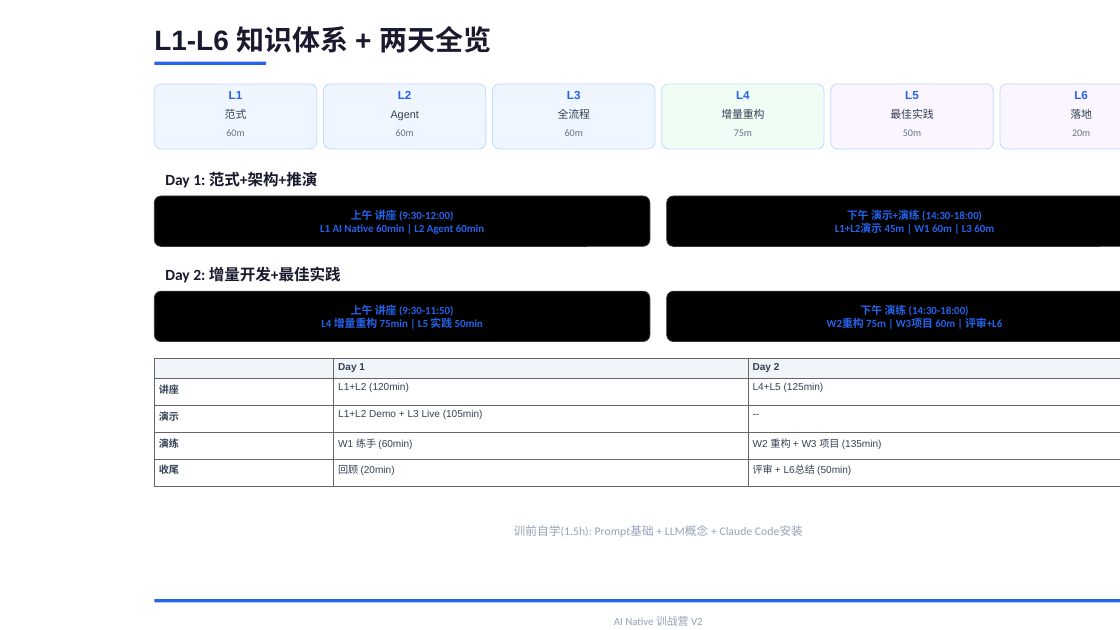
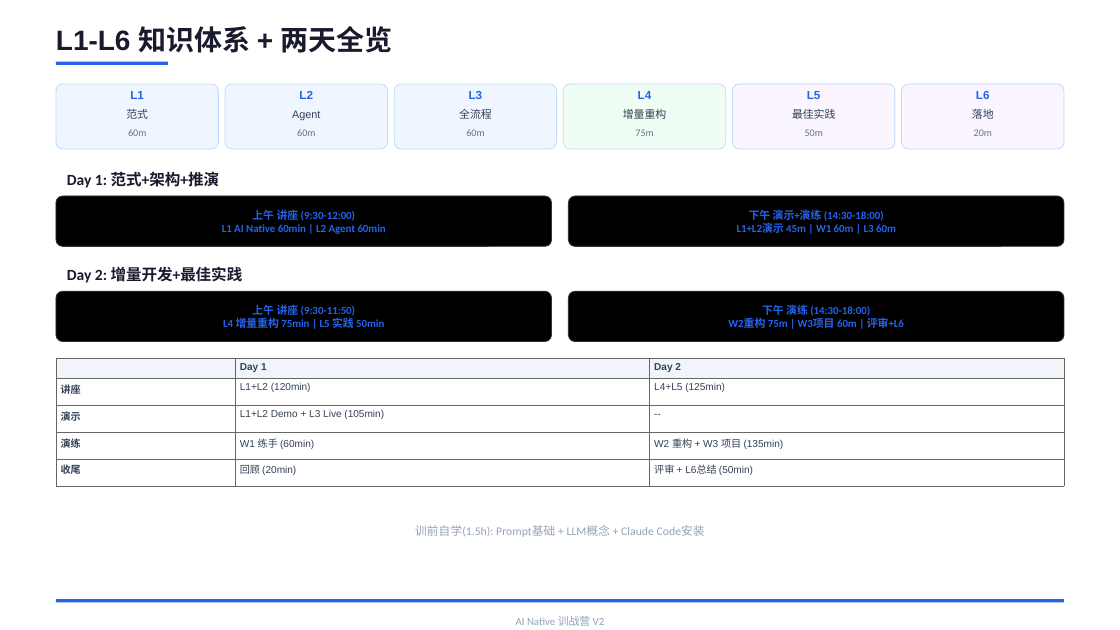
Before and after one commit to JungleTestLabs/ai-coding-training, a slide deck: slide 2 of docs/AI-Native-训战营-介绍与日程.pptx. Drawn at 1120x630 pixels with LibreOffice and Linux fonts; fonts in the diff are those of the drawing. Boxes give left, top, right and bottom in pixels: in the first picture for what was removed or moved away, otherwise in the second. Text is boxed around its words. In the diff, an @@ line names an element or a change of style, - is before the commit and + after.

```diff
--- a/docs/AI-Native-训战营-介绍与日程.pptx
+++ b/docs/AI-Native-训战营-介绍与日程.pptx
@@ 25 texts, 8 rounded rectangles, 2 rectangles, 1 table: place and size @@
-25 texts, 8 rounded rectangles, 2 rectangles, 1 table at <box>154,26,1120,626</box>
+25 texts, 8 rounded rectangles, 2 rectangles, 1 table at <box>56,26,1064,626</box>
@@ 2 texts, 2 rounded rectangles: place and size @@
-2 texts, 2 rounded rectangles at <box>666,196,1120,342</box>
+2 texts, 2 rounded rectangles at <box>569,196,1064,342</box>
```
Also in this commit, not shown: 5 other slides changed.
